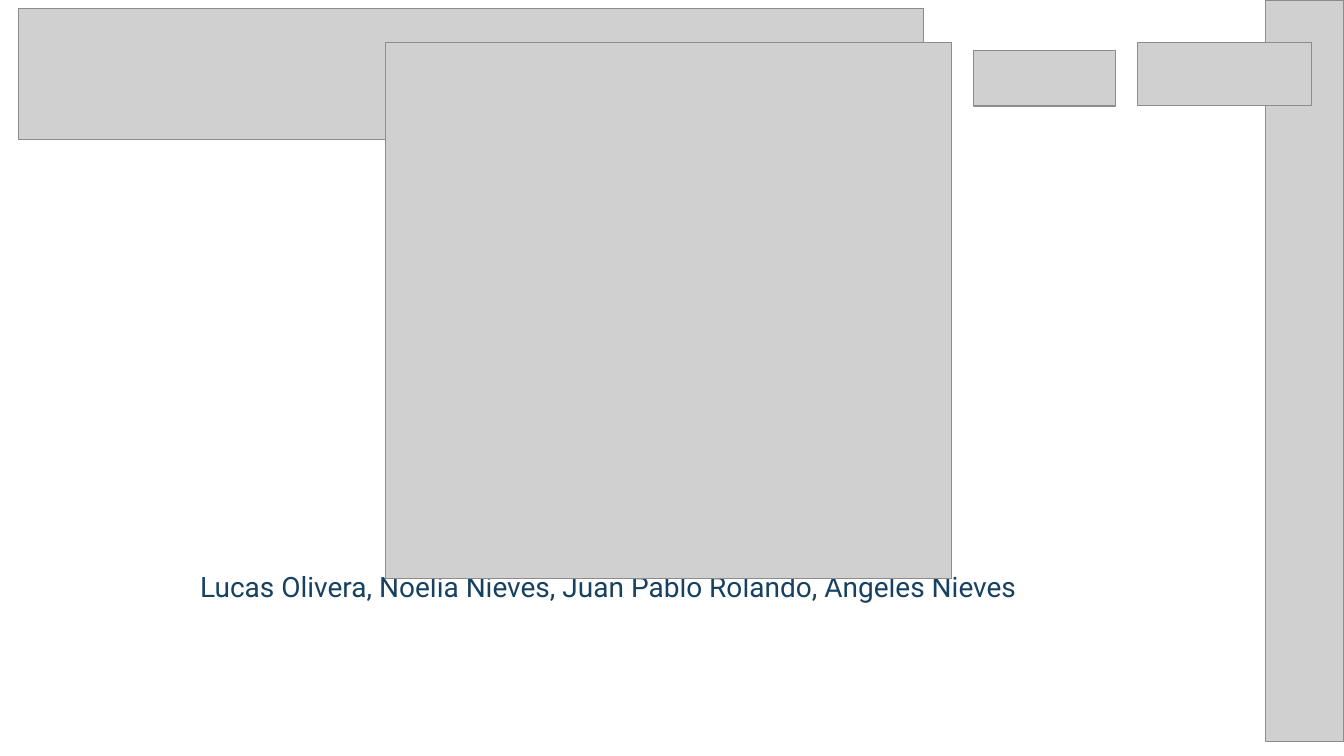
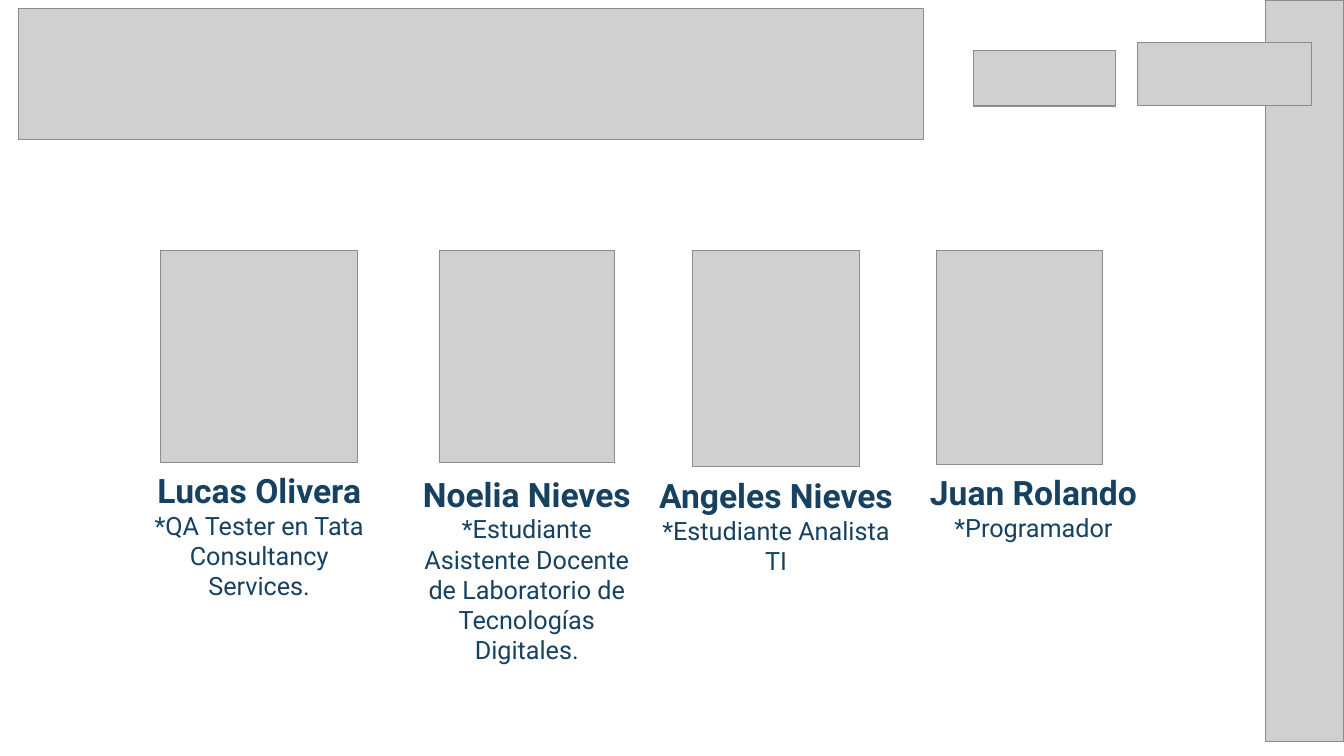
Before and after one commit to LMOlivera/PuntaGuia, a slide deck: slide 2 of Presentación PowerPoint/punta_guia_presentacion.pptx. Drawn at 1344x756 pixels with LibreOffice and Linux fonts; fonts in the diff are those of the drawing; grey boxes stand for pictures. Boxes give left, top, right and bottom in pixels: in the first picture for what was removed or moved away, otherwise in the second. Text is boxed around its words. In the diff, an @@ line names an element or a change of style, - is before the commit and + after.

```diff
--- a/Presentación PowerPoint/punta_guia_presentacion.pptx
+++ b/Presentación PowerPoint/punta_guia_presentacion.pptx
@@ picture removed at box(385, 42, 952, 579) @@
@@ picture added at box(160, 251, 358, 463) @@
@@ picture added at box(440, 251, 615, 463) @@
@@ picture added at box(693, 251, 860, 467) @@
@@ picture added at box(938, 251, 1103, 465) @@
@@ text added at box(155, 477, 363, 596), 18 pt, text #174162 @@
+Lucas Olivera
+*QA Tester en Tata Consultancy Services.
@@ text added at box(930, 479, 1137, 543), 18 pt, text #174162 @@
+Juan Rolando
+*Programador
@@ text added at box(423, 481, 631, 665), 18 pt, text #174162 @@
+Noelia Nieves
+*Estudiante Asistente Docente de Laboratorio de Tecnologías Digitales.
@@ text added at box(659, 482, 893, 570), 18 pt, text #174162 @@
+Angeles Nieves
+*Estudiante Analista TI
@@ text removed at box(200, 571, 1016, 603) @@
-Lucas Olivera, Noelia Nieves, Juan Pablo Rolando, Angeles Nieves
```
Also in this commit, not shown: 2 other slides changed, 6 slides added, 3 slides removed, 2 other files.
